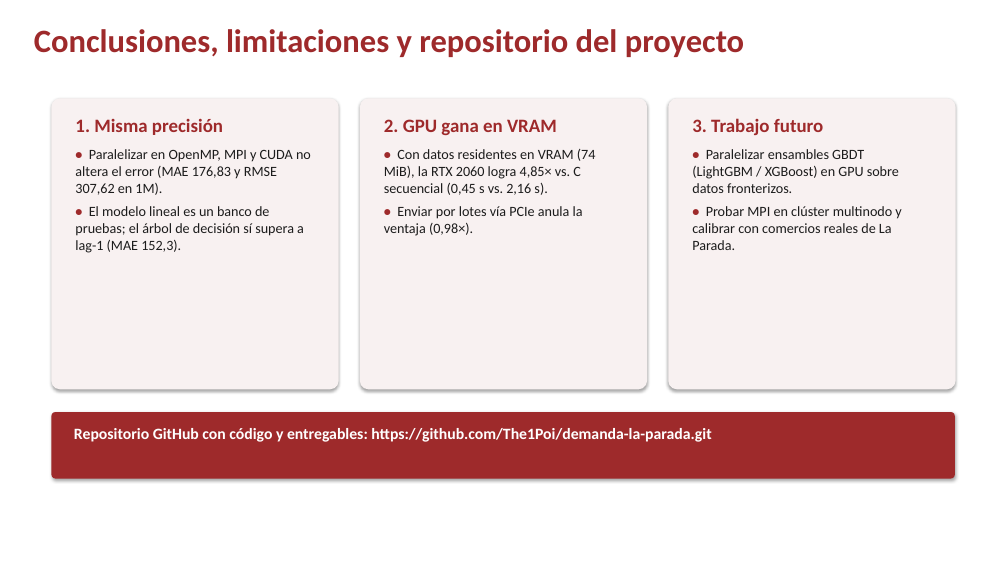
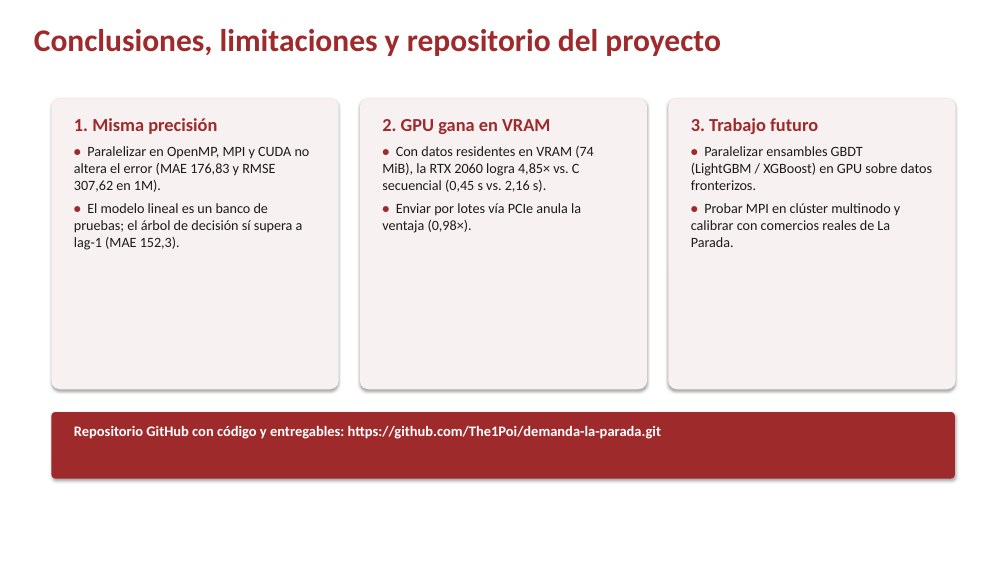
Before and after one commit to The1Poi/demanda-la-parada, a slide deck: slide 14 of entregables_defensa/02_Presentacion_Defensa/Presentacion_Defensa_Demanda_La_Parada.pptx. Drawn at 1008x567 pixels with LibreOffice and Linux fonts; fonts in the diff are those of the drawing; background and template pictures are left out. Boxes give left, top, right and bottom in pixels: in the first picture for what was removed or moved away, otherwise in the second. Text is boxed around its words. In the diff, an @@ line names an element or a change of style, - is before the commit and + after.

```diff
--- a/entregables_defensa/02_Presentacion_Defensa/Presentacion_Defensa_Demanda_La_Parada.pptx
+++ b/entregables_defensa/02_Presentacion_Defensa/Presentacion_Defensa_Demanda_La_Parada.pptx
@@ text "Conclusiones, limitaciones y repositorio del ..." at (34, 29, 721, 56): size 31 to 30 pt @@
@@ text "1. Misma precisión" at (74, 118, 310, 250): size 18 to 17.5 pt in "1. Misma precisión"; less space between paragraphs @@
@@ text "2. GPU gana en VRAM" at (382, 119, 594, 233): size 18 to 17.5 pt in "2. GPU gana en VRAM"; less space between paragraphs @@
@@ text "3. Trabajo futuro" at (691, 118, 933, 247): size 18 to 17.5 pt in "3. Trabajo futuro"; less space between paragraphs @@
@@ text "Repositorio GitHub con código y ..." at (74, 426, 661, 439): size 15 to 13.8 pt @@
```
Also in this commit, not shown: 11 other slides changed, 1 slide added, 1 slide removed.
